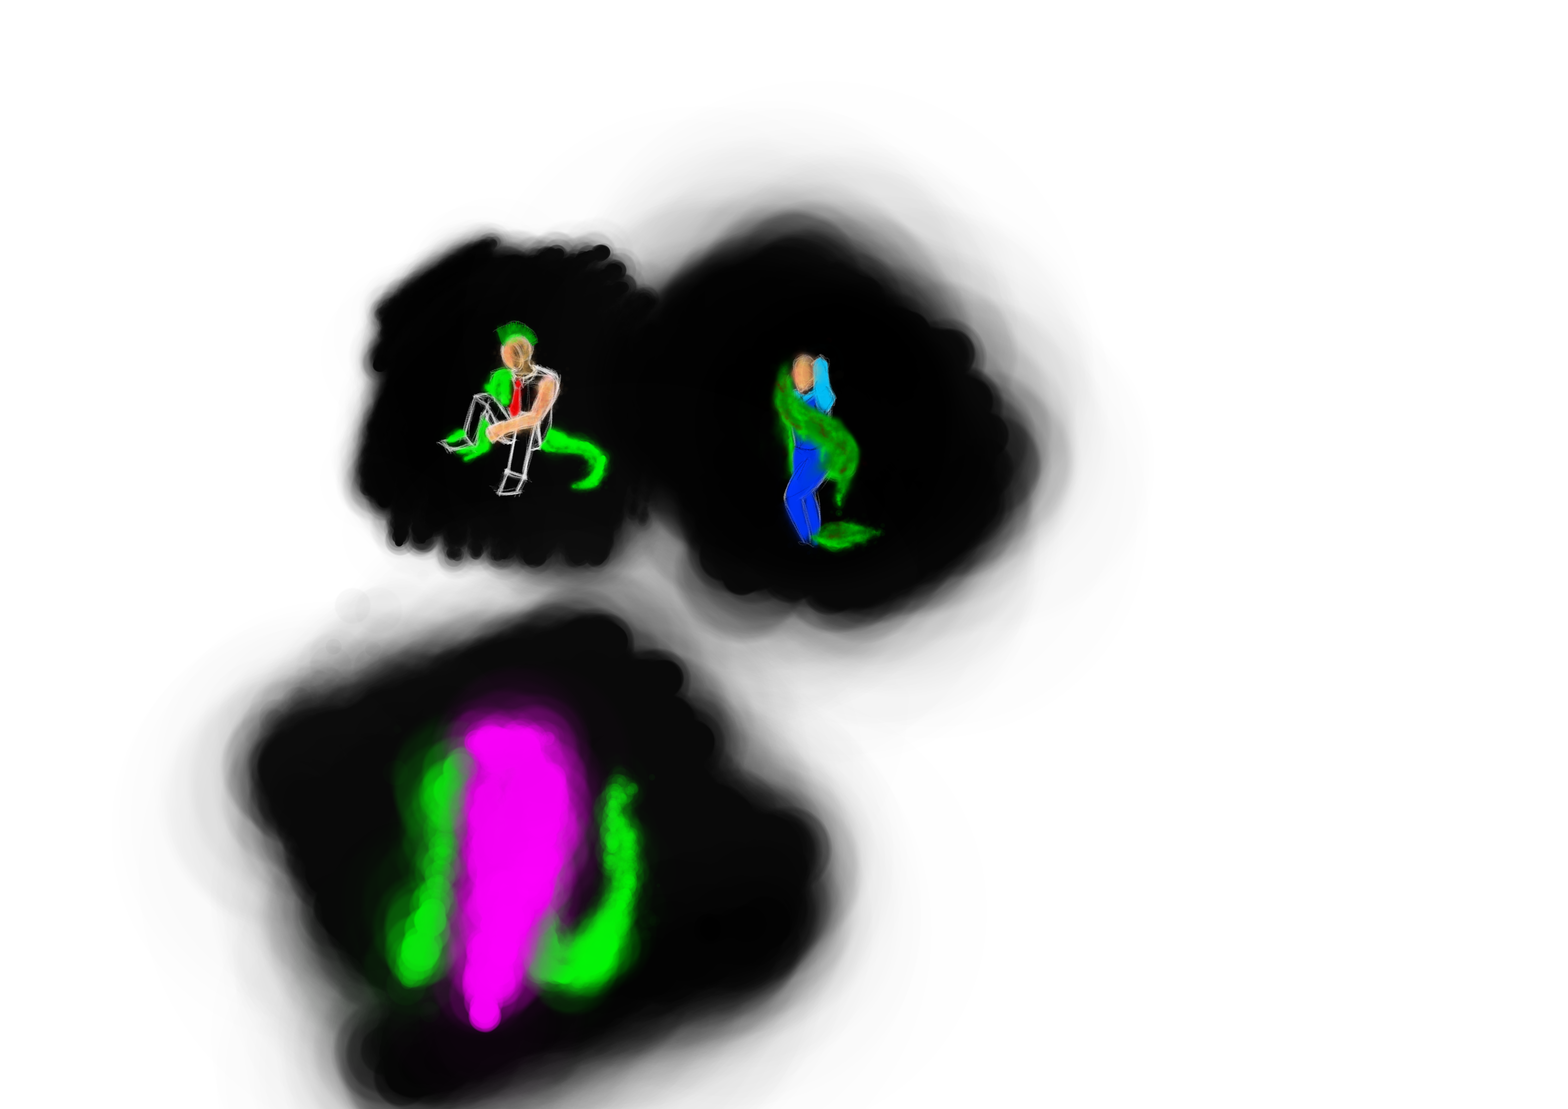
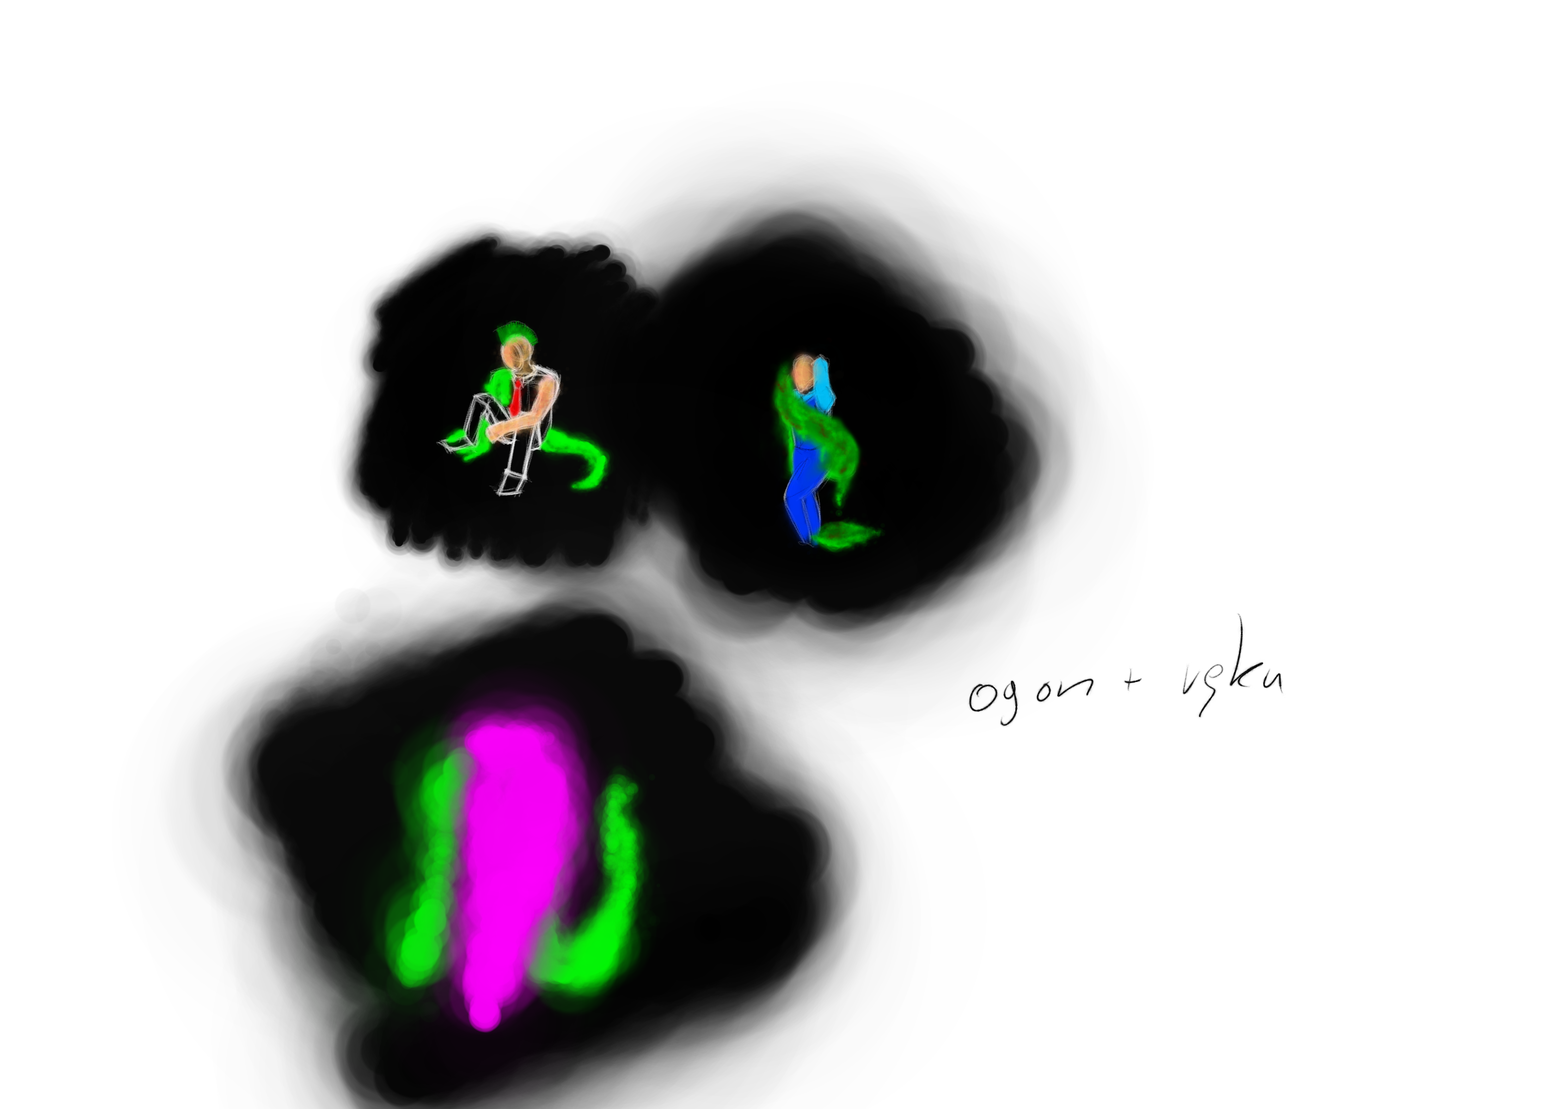
The second (1568, 1109) image is a revision of the first. Changes to its layers:
painted on "Warstwa malowania 1" over [967, 612, 1286, 729]